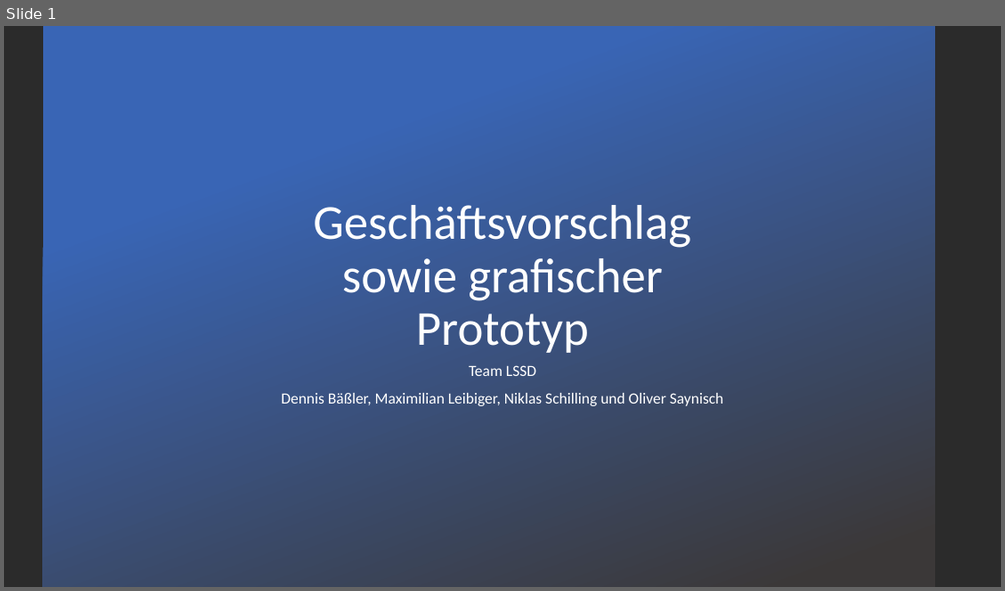
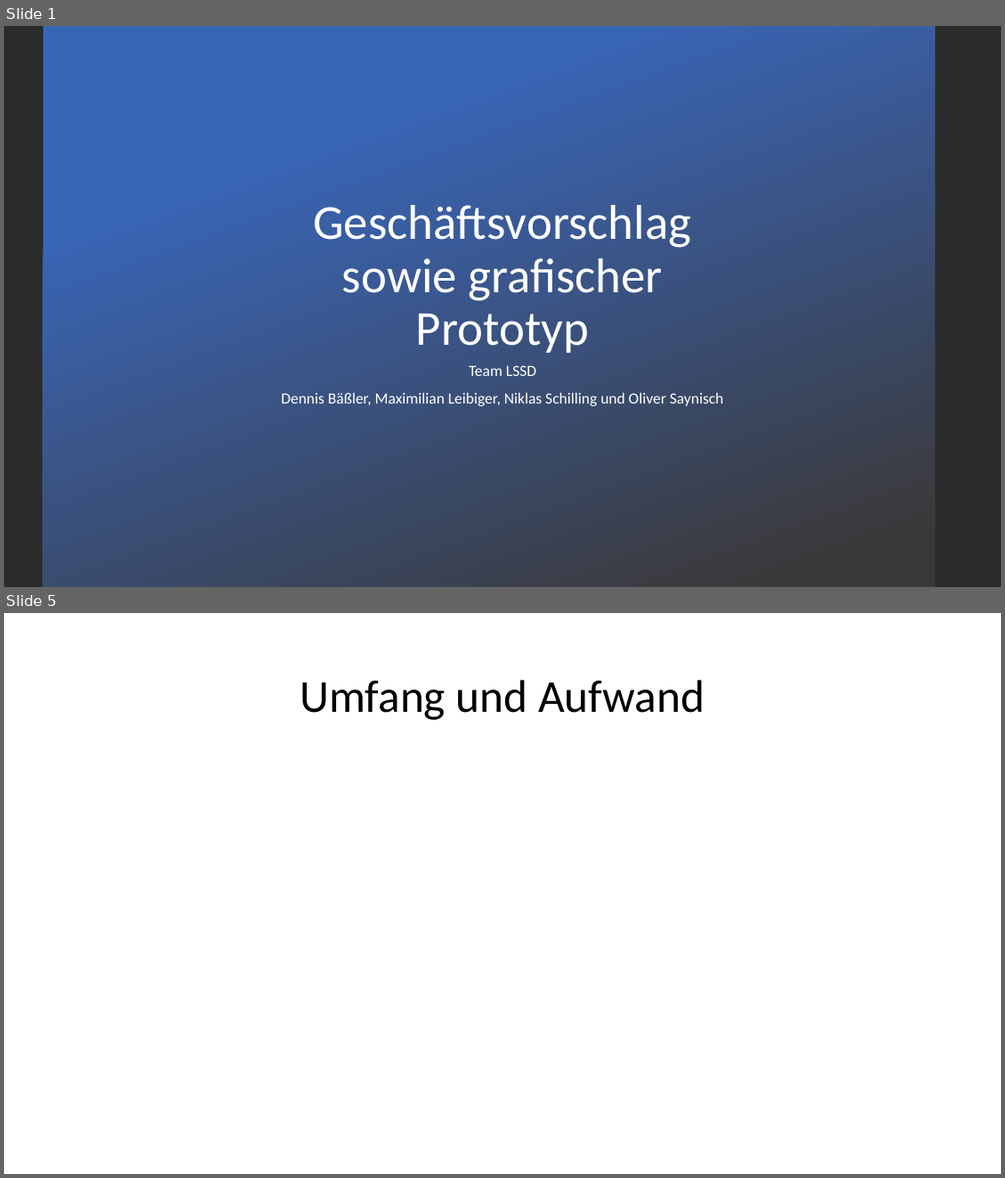
Before and after one commit to Sick0123/Pr_webAnw2, a slide deck: Geschäftsvorschlag sowie grafischer Prototyp.pptx. Shown one above the other, each under a label of ours: slide 1 before the commit, slides 1 and 5 after it; the slides between them are not shown. The pictures are 1005x591 and 1005x1178 pixels, drawn with LibreOffice and Linux fonts; fonts in the diff are those of the drawing; background and template pictures are left out; a plain dark background stands for a picture behind light text. Boxes give left, top, right and bottom in pixels: in the first picture for what was removed or moved away, otherwise in the second. Text is boxed around its words. In the diff, an @@ line names an element or a change of style, - is before the commit and + after.

```diff
--- a/Geschäftsvorschlag sowie grafischer Prototyp.pptx
+++ b/Geschäftsvorschlag sowie grafischer Prototyp.pptx
@@ slide 5 added at (x1=4, y1=613, x2=1001, y2=1174), background #FFFFFF @@
@@ title added at (x1=299, y1=680, x2=704, y2=720), 44 pt, text #000000 @@
+Umfang und Aufwand
```
Also in this commit, not shown: 12 other slides added, 7 slides removed, 2 other files.
